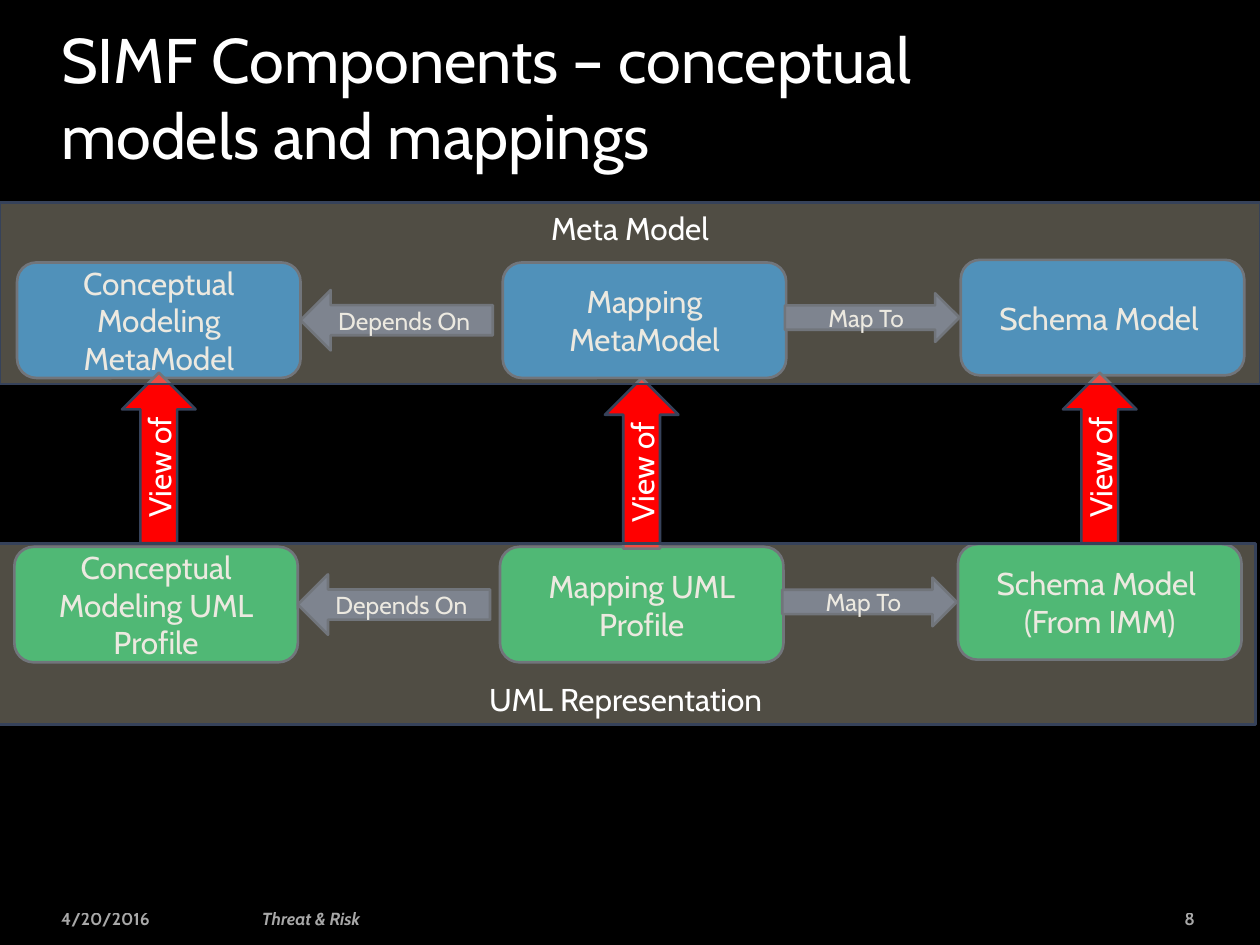
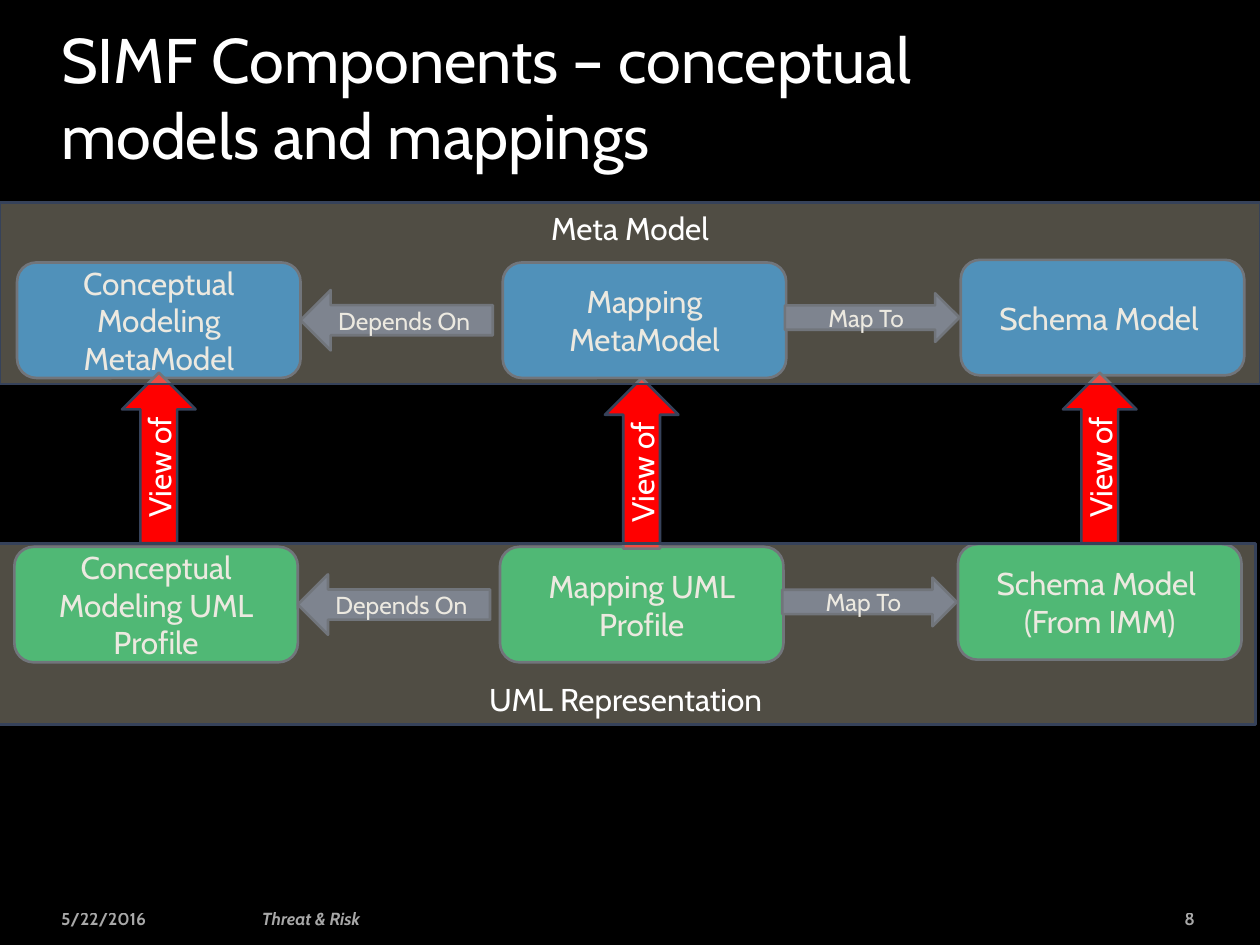
Before and after one commit to ModelDriven/SIMF, a slide deck: slide 8 of Presentations/SIMF_Intro_2016.pptx. Drawn at 1260x945 pixels with LibreOffice and Linux fonts; fonts in the diff are those of the drawing; background and template pictures are left out. Boxes give left, top, right and bottom in pixels: in the first picture for what was removed or moved away, otherwise in the second. Text is boxed around its words. In the diff, an @@ line names an element or a change of style, - is before the commit and + after.

Commit message:
Updated models for XMI

```diff
--- a/Presentations/SIMF_Intro_2016.pptx
+++ b/Presentations/SIMF_Intro_2016.pptx
@@ text at bbox=[61, 913, 146, 927]: text changed @@
-4/20/2016
+5/22/2016
```
Also in this commit, not shown: 3 slides added, 12 other files.
